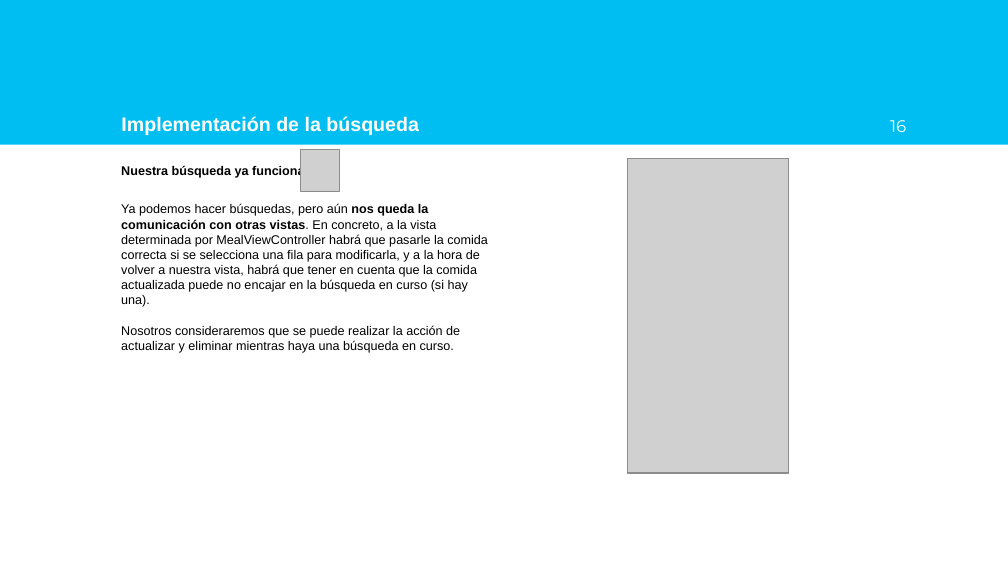
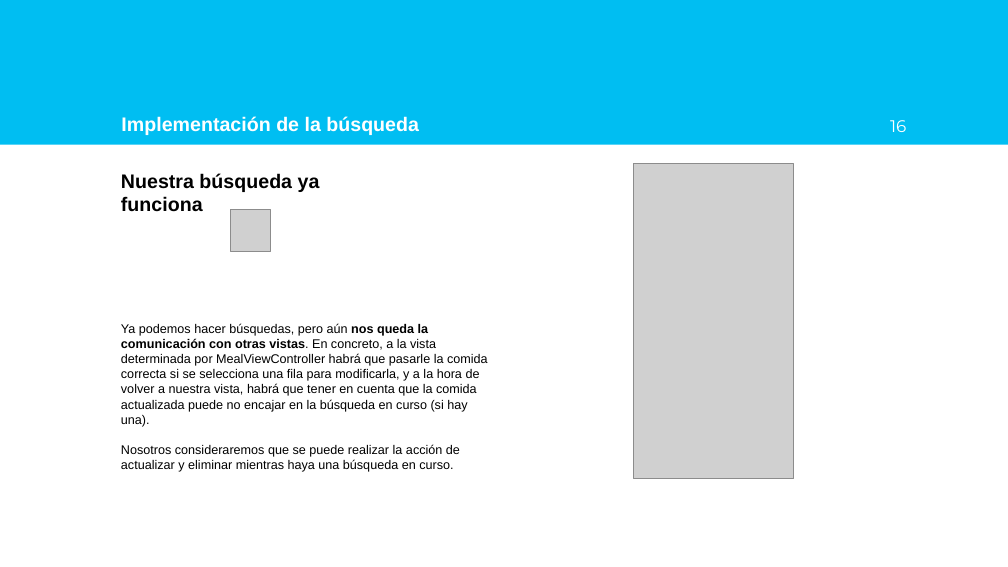
Before and after one commit to AlfonsoLRz/iOS_SearchBar, a slide deck: slide 16 of doc/Presentación.pptx. Drawn at 1008x567 pixels with LibreOffice and Linux fonts; fonts in the diff are those of the drawing; grey boxes stand for pictures; background and template pictures are left out. Boxes give left, top, right and bottom in pixels: in the first picture for what was removed or moved away, otherwise in the second. Text is boxed around its words. In the diff, an @@ line names an element or a change of style, - is before the commit and + after.

```diff
--- a/doc/Presentación.pptx
+++ b/doc/Presentación.pptx
@@ text "Nuestra búsqueda ya funciona" at [121, 173, 320, 212]: size 9 to 14 pt @@
@@ picture: place and size @@
-picture at [628, 158, 788, 473]
+picture at [634, 164, 794, 479]
@@ picture: place and size @@
-picture at [300, 150, 340, 193]
+picture at [231, 210, 270, 252]
@@ text "Ya podemos hacer búsquedas, pero ...": place and size @@
-text "Ya podemos hacer búsquedas, pero ..." at [121, 204, 488, 353]
+text "Ya podemos hacer búsquedas, pero ..." at [121, 323, 488, 472]
```
Also in this commit, not shown: 2 other slides changed, 1 other file.
